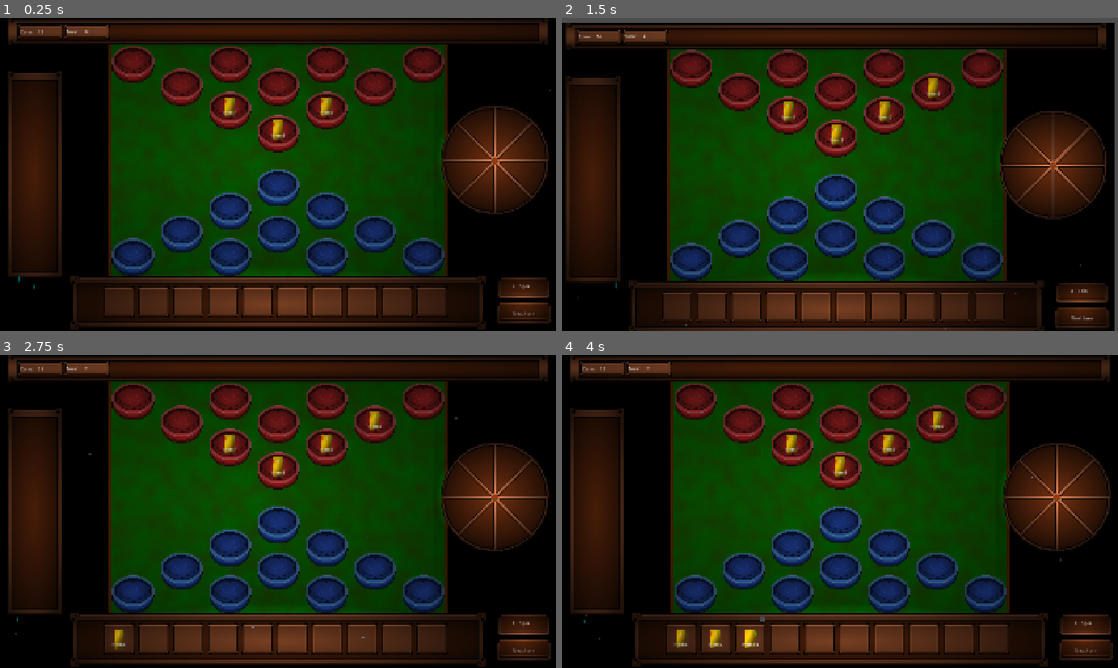
Above: before the commit, frames 1-4 (two rows, left to right).
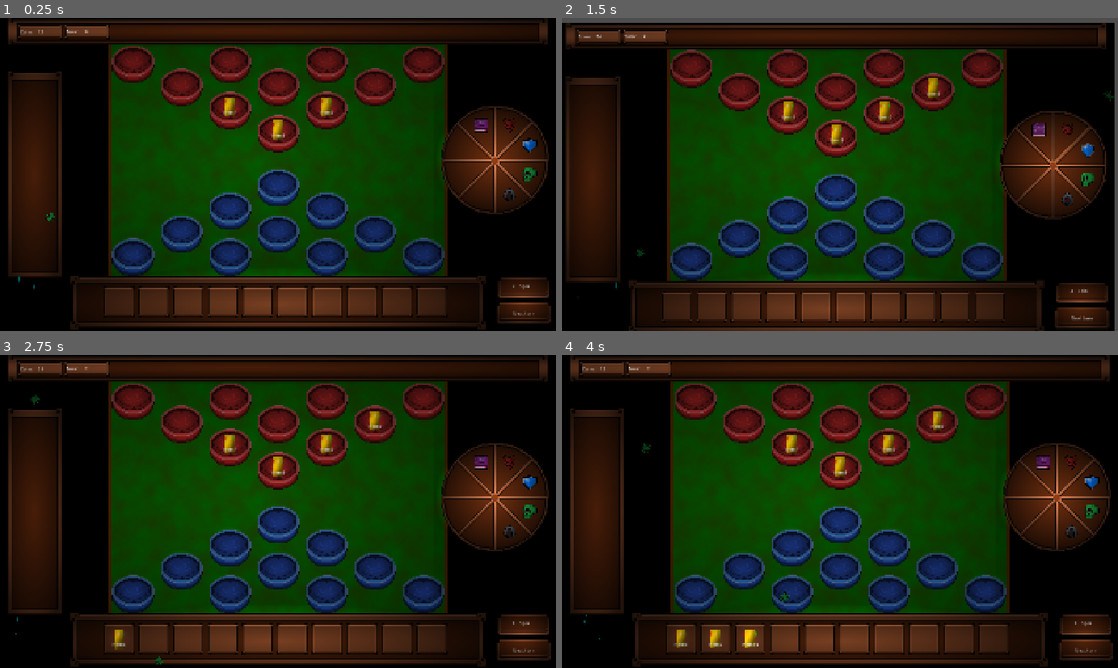
Above: after the commit, the same moments.

Repository: ArmanKianian/Untitled
Game: Godot game, scene res://scenes/game.tscn
Two runs of this game, one before a commit and one after it. Both use one fixed random seed, a clock stepped at 60 frames per second and the inputs below.
Inputs:
- Up to frame 1 (0.25 s): no input
- Up to frame 2 (1.5 s): click "Next turn" at 0.5 s; click "Next turn" at 1.25 s
- Up to frame 3 (2.75 s): click "Spin" at 2 s
- Up to frame 4 (4 s): click "Spin" at 2.75 s; click "Spin" at 3.5 s

The runs differ from the first frame. In frame 1, 0.4% of the frame differs, in the area x 8-100%, y 22-65%; in frame 2, 0.4%; in frame 3, 0.5%; in frame 4, 0.5%, in the area x 14-97%, y 20-86%.

Commit message:
New Assets
New assets made by my dear friend, Ramin Sheikheh.

Diff:
--- a/scenes/enemy_stand.tscn
+++ b/scenes/enemy_stand.tscn
@@ -1,7 +1,7 @@
 [gd_scene format=3 uid="uid://ctuyshu8kwaeb"]
 
 [ext_resource type="Script" uid="uid://t4jfqi8v1qvp" path="res://scripts/slot.gd" id="1_hyckq"]
-[ext_resource type="Texture2D" uid="uid://cannd6mcrlcrh" path="res://Assets/enemy_stand.png" id="2_hyckq"]
+[ext_resource type="Texture2D" uid="uid://cannd6mcrlcrh" path="res://Assets/UI/enemy_stand.png" id="2_hyckq"]
 
 [sub_resource type="RectangleShape2D" id="RectangleShape2D_hyckq"]
 size = Vector2(106, 94)
--- a/scenes/game.tscn
+++ b/scenes/game.tscn
@@ -3,23 +3,24 @@
 [ext_resource type="PackedScene" uid="uid://dwfrpmk02mafc" path="res://scenes/spinning_wheel.tscn" id="1_80nbo"]
 [ext_resource type="Script" uid="uid://bj4dr8nnahwwh" path="res://scripts/game.gd" id="1_lbhrr"]
 [ext_resource type="Script" uid="uid://crao2hql84nl1" path="res://scripts/camera.gd" id="2_lbhrr"]
-[ext_resource type="Texture2D" uid="uid://c2xu6471u3y5v" path="res://Assets/info panel.png" id="3_ir15t"]
+[ext_resource type="Texture2D" uid="uid://c2xu6471u3y5v" path="res://Assets/UI/info panel.png" id="3_ir15t"]
 [ext_resource type="Script" uid="uid://cbwy1xbx0js1" path="res://scripts/inventory.gd" id="3_lnu2h"]
-[ext_resource type="Texture2D" uid="uid://hdfq62nevqd3" path="res://Assets/info box1.png" id="4_ca42v"]
+[ext_resource type="Texture2D" uid="uid://hdfq62nevqd3" path="res://Assets/UI/info box1.png" id="4_ca42v"]
 [ext_resource type="Script" uid="uid://bn155muvteuhc" path="res://scripts/war_square.gd" id="5_iywne"]
-[ext_resource type="Texture2D" uid="uid://du30xwu76i4r7" path="res://Assets/Traits panel.png" id="5_rysoc"]
+[ext_resource type="Texture2D" uid="uid://du30xwu76i4r7" path="res://Assets/UI/Traits panel.png" id="5_rysoc"]
 [ext_resource type="AudioStream" uid="uid://bx86sb33rkcla" path="res://SoundPack/Audio/card-place-1.ogg" id="6_0tnpc"]
-[ext_resource type="Texture2D" uid="uid://brhciaqrdudrh" path="res://Assets/inventory.png" id="6_ssvqc"]
+[ext_resource type="Texture2D" uid="uid://brhciaqrdudrh" path="res://Assets/UI/inventory.png" id="6_ssvqc"]
 [ext_resource type="AudioStream" uid="uid://b8wcgqf2hihk8" path="res://SoundPack/Audio/card-place-2.ogg" id="7_vtaks"]
-[ext_resource type="Texture2D" uid="uid://p0ayad5ehax7" path="res://Assets/button2.png" id="8_1kice"]
+[ext_resource type="Texture2D" uid="uid://p0ayad5ehax7" path="res://Assets/UI/button2.png" id="8_1kice"]
 [ext_resource type="AudioStream" uid="uid://qjfqhhgtkerx" path="res://SoundPack/Audio/card-place-3.ogg" id="8_kvpfn"]
-[ext_resource type="Texture2D" uid="uid://cajsope7ay1nn" path="res://Assets/button1.png" id="9_5newe"]
+[ext_resource type="Texture2D" uid="uid://cajsope7ay1nn" path="res://Assets/UI/button1.png" id="9_5newe"]
 [ext_resource type="AudioStream" uid="uid://ckop4gkphux3k" path="res://SoundPack/Audio/card-place-4.ogg" id="9_dinhu"]
 [ext_resource type="AudioStream" uid="uid://kruw5qacssu4" path="res://SoundPack/Audio/cards-pack-take-out-1.ogg" id="10_kvpfn"]
 [ext_resource type="AudioStream" uid="uid://doi2btmik488o" path="res://SoundPack/Audio/cards-pack-take-out-2.ogg" id="11_dinhu"]
 [ext_resource type="AudioStream" uid="uid://clhtgol0nroxx" path="res://SoundPack/Audio/card-shove-1.ogg" id="12_ir15t"]
 [ext_resource type="AudioStream" uid="uid://cbtr8n46fnd5d" path="res://SoundPack/Audio/card-shove-2.ogg" id="13_ca42v"]
 [ext_resource type="AudioStream" uid="uid://c87awitx7cjog" path="res://SoundPack/Audio/card-shove-3.ogg" id="14_rysoc"]
+[ext_resource type="Texture2D" uid="uid://j2hdy0xvuw6r" path="res://Assets/forest trait.png" id="17_5newe"]
 
 [sub_resource type="AudioStreamRandomizer" id="AudioStreamRandomizer_yw4vu"]
 streams_count = 4
@@ -107,9 +108,10 @@
 _data = [Vector2(0, 0.764045), 0.0, 0.0, 0, 0, Vector2(1, 0), 0.0, 0.0, 0, 0]
 point_count = 2
 
-[sub_resource type="Curve" id="Curve_lbhrr"]
-_data = [Vector2(0, 0), 0.0, 0.0, 0, 0, Vector2(0.5, 1), 0.0, 0.0, 0, 0, Vector2(1, 0), 0.0, 0.0, 0, 0]
-point_count = 3
+[sub_resource type="Curve" id="Curve_5newe"]
+_limits = [-360.0, 360.0, 0.0, 1.0]
+_data = [Vector2(0, 28.314636), 0.0, 0.0, 0, 0, Vector2(1, 44.494415), 0.0, 0.0, 0, 0]
+point_count = 2
 
 [sub_resource type="StyleBoxTexture" id="StyleBoxTexture_ssvqc"]
 texture = ExtResource("8_1kice")
@@ -241,15 +243,15 @@
 [node name="CPUParticles2D2" type="CPUParticles2D" parent="Particles" unique_id=1780919590]
 top_level = true
 amount = 10
+texture = ExtResource("17_5newe")
+lifetime = 10.0
 emission_shape = 3
 emission_rect_extents = Vector2(960, 540)
-gravity = Vector2(1000, 980)
-scale_amount_min = 0.0
-scale_amount_max = 20.0
-scale_amount_curve = SubResource("Curve_lbhrr")
-color = Color(0.45554918, 0.49031997, 0.52986395, 1)
-hue_variation_min = -1.0
-hue_variation_max = 1.0
+gravity = Vector2(100, 98)
+angle_min = -180.0
+angle_max = 180.0
+angle_curve = SubResource("Curve_5newe")
+scale_amount_min = 0.5
 
 [node name="UI" type="Control" parent="." unique_id=1450937596]
 custom_minimum_size = Vector2(1920, 1080)
--- a/scenes/player_stand.tscn
+++ b/scenes/player_stand.tscn
@@ -1,7 +1,7 @@
 [gd_scene format=3 uid="uid://c6f5u2xnhgnxh"]
 
 [ext_resource type="Script" uid="uid://t4jfqi8v1qvp" path="res://scripts/slot.gd" id="1_v7bkm"]
-[ext_resource type="Texture2D" uid="uid://cmsy1754hhagx" path="res://Assets/player_stand.png" id="2_v7bkm"]
+[ext_resource type="Texture2D" uid="uid://cmsy1754hhagx" path="res://Assets/UI/player_stand.png" id="2_v7bkm"]
 
 [sub_resource type="RectangleShape2D" id="RectangleShape2D_yw4vu"]
 size = Vector2(106, 94)
--- a/scenes/slot.tscn
+++ b/scenes/slot.tscn
@@ -1,7 +1,7 @@
 [gd_scene format=3 uid="uid://cu816sfuctxvy"]
 
 [ext_resource type="Script" uid="uid://t4jfqi8v1qvp" path="res://scripts/slot.gd" id="1_4v6ba"]
-[ext_resource type="Texture2D" uid="uid://djxpbnt3imyaf" path="res://Assets/inventory box.png" id="2_ic0fu"]
+[ext_resource type="Texture2D" uid="uid://djxpbnt3imyaf" path="res://Assets/UI/inventory box.png" id="2_ic0fu"]
 
 [sub_resource type="RectangleShape2D" id="RectangleShape2D_yw4vu"]
 size = Vector2(87, 87)
--- a/scenes/spinning_wheel.tscn
+++ b/scenes/spinning_wheel.tscn
@@ -1,7 +1,12 @@
 [gd_scene format=3 uid="uid://dwfrpmk02mafc"]
 
 [ext_resource type="Script" uid="uid://br7lisulkytnv" path="res://scripts/spinning_wheel.gd" id="1_skc0w"]
-[ext_resource type="Texture2D" uid="uid://282qnlu4cqy4" path="res://Assets/spin.png" id="2_7u85o"]
+[ext_resource type="Texture2D" uid="uid://282qnlu4cqy4" path="res://Assets/UI/spin.png" id="2_7u85o"]
+[ext_resource type="Texture2D" uid="uid://m1e2sxmmqvbh" path="res://Assets/Traits/Undead trait.png" id="3_bqp8g"]
+[ext_resource type="Texture2D" uid="uid://cogevuph1nl51" path="res://Assets/Traits/shield trait.png" id="4_o0vlv"]
+[ext_resource type="Texture2D" uid="uid://bqwrofmhg2nks" path="res://Assets/Traits/inferno.png" id="5_o0vlv"]
+[ext_resource type="Texture2D" uid="uid://ybqx5algql3t" path="res://Assets/Traits/Assasins Trait.png" id="6_47rxl"]
+[ext_resource type="Texture2D" uid="uid://k8q6816j20u3" path="res://Assets/Traits/arcane trait.png" id="7_xqj4p"]
 
 [node name="Spinning_Wheel" type="Node2D" unique_id=905745828]
 script = ExtResource("1_skc0w")
@@ -9,3 +14,23 @@
 [node name="Sprite2D" type="Sprite2D" parent="." unique_id=631670254]
 scale = Vector2(3, 3)
 texture = ExtResource("2_7u85o")
+
+[node name="Undead" type="Sprite2D" parent="." unique_id=184730800]
+position = Vector2(120, 50)
+texture = ExtResource("3_bqp8g")
+
+[node name="Shield" type="Sprite2D" parent="." unique_id=1040412833]
+position = Vector2(120, -50)
+texture = ExtResource("4_o0vlv")
+
+[node name="Inferno" type="Sprite2D" parent="." unique_id=1546158424]
+position = Vector2(50, -120)
+texture = ExtResource("5_o0vlv")
+
+[node name="Assasins" type="Sprite2D" parent="." unique_id=1599337284]
+position = Vector2(50, 120)
+texture = ExtResource("6_47rxl")
+
+[node name="Arcane" type="Sprite2D" parent="." unique_id=706831022]
+position = Vector2(-50, -120)
+texture = ExtResource("7_xqj4p")
Binary file added: Assets/Traits/Assasins Trait.png
Not shown, changed: Assets/Traits/Assasins Trait.png.import
Binary file added: Assets/Traits/Undead trait.png
Not shown, added: Assets/Traits/Undead trait.png.import
Binary file added: Assets/Traits/arcane trait.png
Not shown, changed: Assets/Traits/arcane trait.png.import
Binary file added: Assets/Traits/inferno.png
Not shown, changed: Assets/Traits/inferno.png.import
Binary file added: Assets/Traits/shield trait.png
Not shown, changed: Assets/Traits/shield trait.png.import
Renamed: Assets/Traits panel.png -> Assets/UI/Traits panel.png
Not shown, added: Assets/UI/Traits panel.png.import
(and 20 more such lines)
